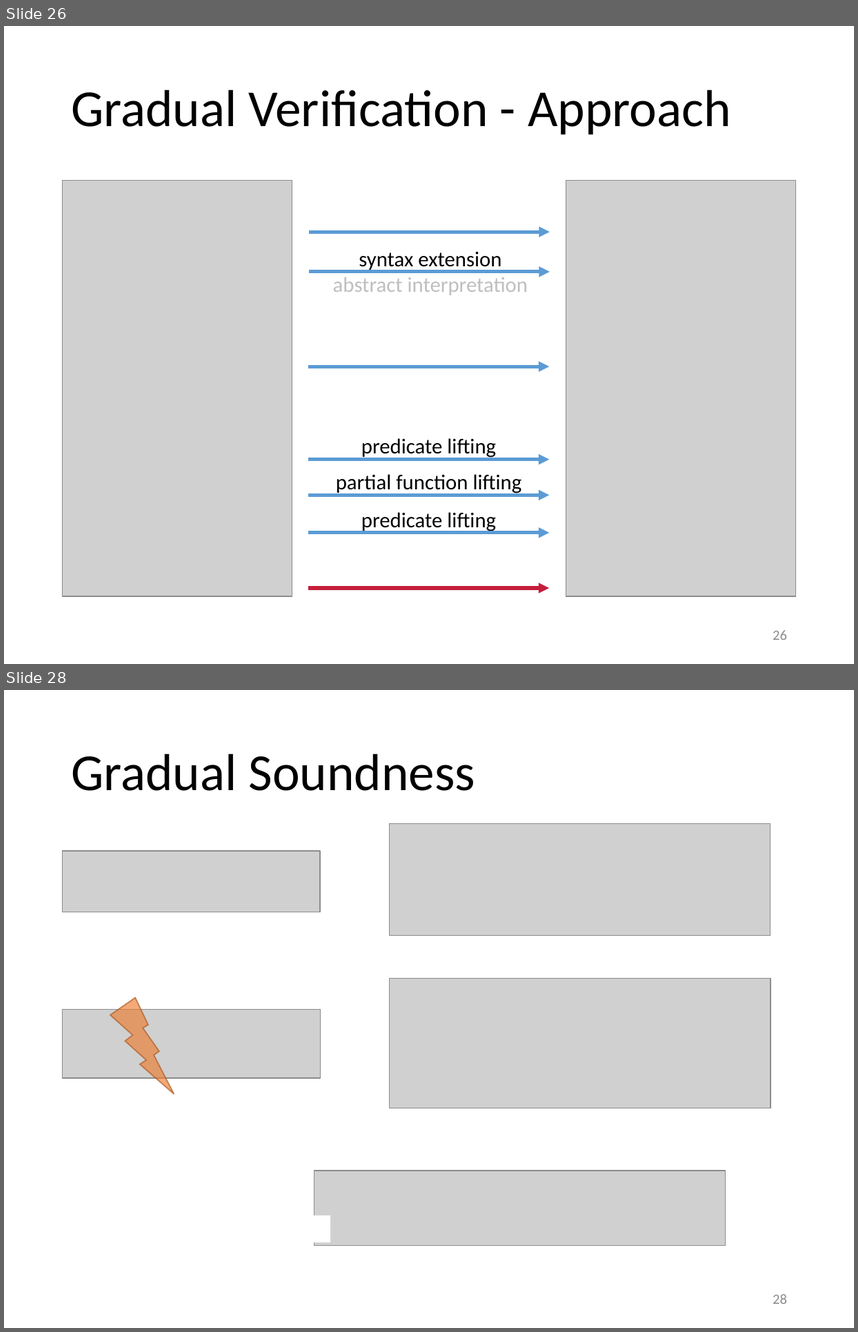
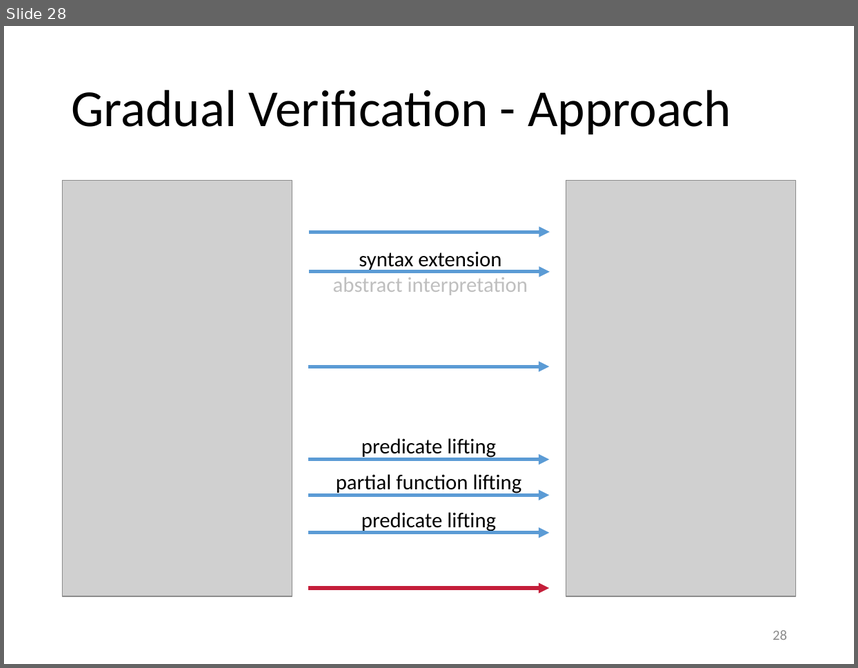
Before and after one commit to olydis/GradVerThesis, a slide deck: presentation/PLunch.pptm. Shown one above the other, each under a label of ours: slides 26 and 28 before the commit, slide 28 after it; the slides between them are not shown. The pictures are 858x1332 and 858x668 pixels, drawn with LibreOffice and Linux fonts; fonts in the diff are those of the drawing; grey boxes stand for pictures. Boxes give left, top, right and bottom in pixels: in the first picture for what was removed or moved away, otherwise in the second. Text is boxed around its words. In the diff, an @@ line names an element or a change of style, - is before the commit and + after.

```diff
--- a/presentation/PLunch.pptm
+++ b/presentation/PLunch.pptm
@@ slide 28 removed at (4, 690, 854, 1328), background #FFFFFF @@
@@ title removed at (71, 753, 476, 791) @@
-Gradual Soundness
@@ picture removed at (390, 823, 771, 935) @@
@@ picture removed at (63, 851, 320, 912) @@
@@ picture removed at (390, 978, 771, 1108) @@
@@ lightning bolt removed at (110, 998, 174, 1094) @@
@@ picture removed at (63, 1009, 320, 1078) @@
@@ rectangle removed at (63, 1155, 781, 1266) @@
@@ rectangle removed at (74, 1155, 792, 1266) @@
@@ picture removed at (314, 1170, 726, 1245) @@
@@ rectangle removed at (298, 1215, 330, 1243) @@
@@ page number removed at (773, 1294, 787, 1303) @@
-28
@@ what was slide 26 is now slide 28 @@
@@ page number at (773, 630, 787, 639): text changed @@
-26
+28
```
Also in this commit, not shown: 2 slides changed, 3 slides added.
